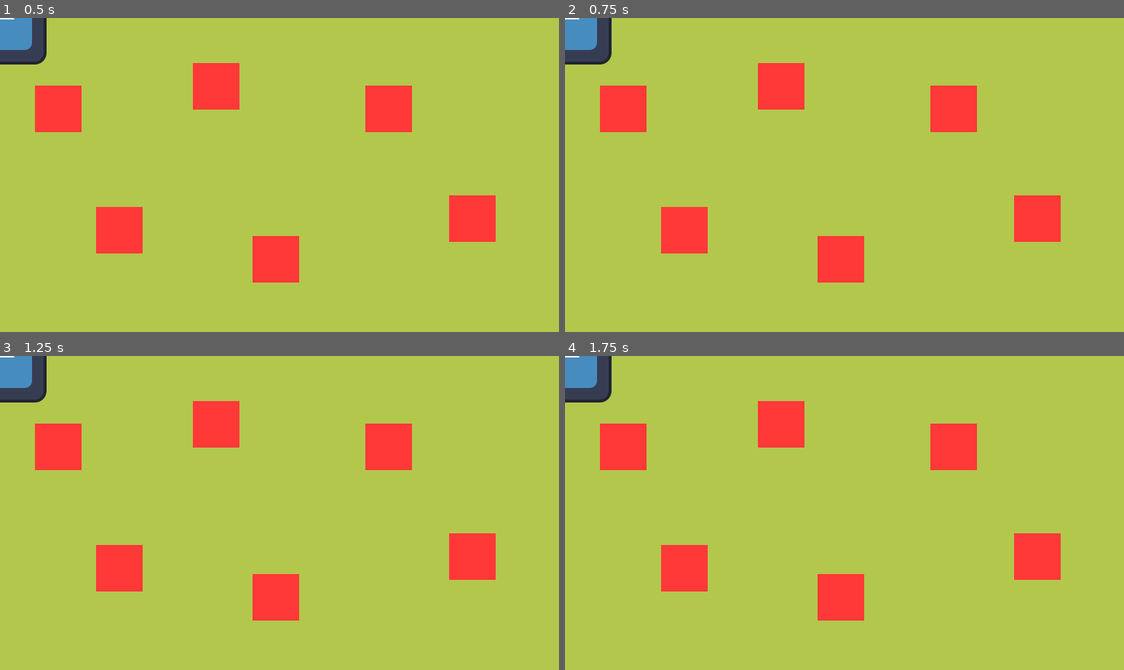
Above: before the commit, frames 1-4 (two rows, left to right).
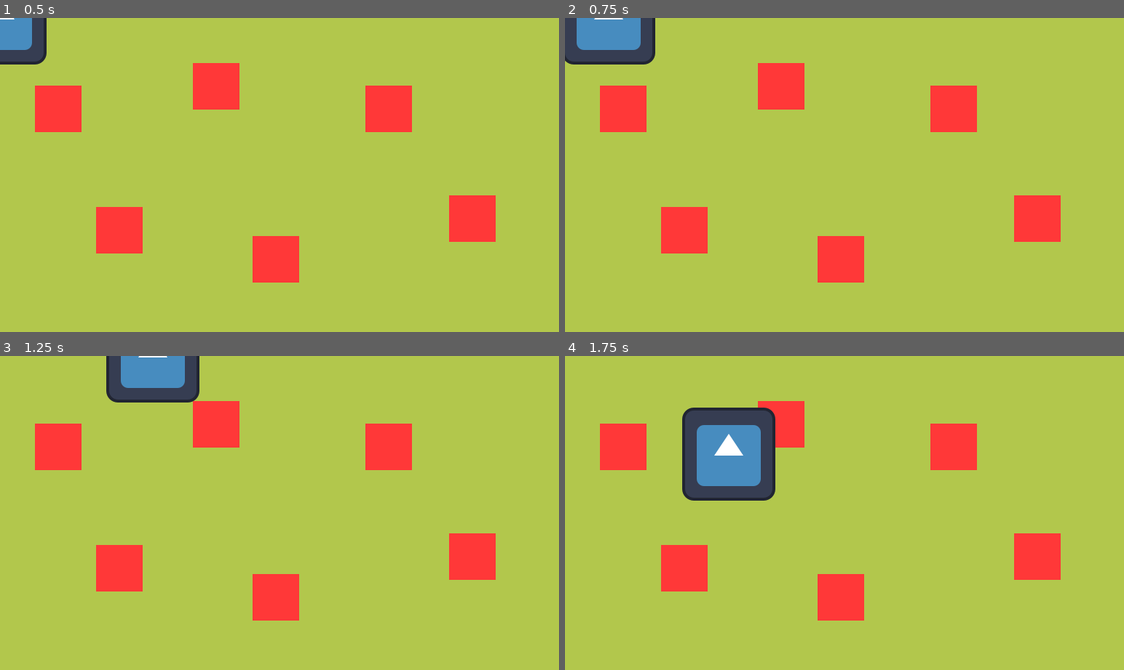
Above: after the commit, the same moments.

Repository: LoadCake/PSGJ17
Game: Godot game, scene res://Player.tscn
The game is run twice, just before and just after one commit, with the same random seed, the same clock (stepped at 60 frames per second) and the same inputs. This scene is started directly instead of the project's main scene. The engine's default icon, where the game draws it, is replaced by a stand-in: a white triangle on a blue panel in a dark square.
Inputs:
- Up to frame 1 (0.5 s): no input
- Up to frame 2 (0.75 s): tap Enter at 0.5 s; hold Right (ui_right) from 0.53 s (still down)
- Up to frame 3 (1.25 s): keep holding Right (ui_right)
- Up to frame 4 (1.75 s): release Right (ui_right) at 1.28 s; hold Down (ui_down) from 1.28 s (still down)

Frame 1 is identical in both runs. In frame 2, 1.7% of the frame differs, in the area x 0-17%, y 0-15%; in frame 3, 3.7%; in frame 4, 6.1%, in the area x 0-38%, y 0-47%.
Error in both runs: Invalid access to property or key 'sprite_tex' on a base object of type 'Nil'. (res://ingredient_instance.gd:9)

Commit message:
Add player movement

Diff:
--- a/Player.tscn
+++ b/Player.tscn
@@ -9,7 +9,7 @@
 [sub_resource type="RectangleShape2D" id="RectangleShape2D_kpjcp"]
 size = Vector2(134, 133)
 
-[node name="Player" type="Node2D"]
+[node name="Player" type="CharacterBody2D"]
 script = ExtResource("1_xhfnw")
 
 [node name="PickupArea" type="Area2D" parent="."]
@@ -17,12 +17,9 @@
 [node name="CollisionShape2D" type="CollisionShape2D" parent="PickupArea" index="0"]
 shape = SubResource("CircleShape2D_kne1u")
 
+[node name="CollisionShape2D" type="CollisionShape2D" parent="."]
+position = Vector2(0, -0.5)
+shape = SubResource("RectangleShape2D_kpjcp")
+
 [node name="Sprite2D" type="Sprite2D" parent="."]
 texture = ExtResource("2_kpjcp")
-
-[node name="CharacterBody2D" type="CharacterBody2D" parent="."]
-motion_mode = 1
-
-[node name="CollisionShape2D" type="CollisionShape2D" parent="CharacterBody2D" index="0"]
-position = Vector2(0, -0.5)
-shape = SubResource("RectangleShape2D_kpjcp")
--- a/player.gd
+++ b/player.gd
@@ -1,7 +1,8 @@
-extends Node2D
+extends CharacterBody2D
 class_name Player
 
 @export var held_object: HoldableInstance = null
+var speed = 300
 
 func pick_up(object: HoldableInstance):
 	if held_object != null:
@@ -15,3 +16,8 @@
 	Stage.add_child(self.held_object)
 	self.held_object.global_position = global_position
 	self.held_object = null
+
+func _physics_process(_delta: float) -> void:
+	var input_dir = Input.get_vector("ui_left", "ui_right", "ui_up", "ui_down")
+	velocity = input_dir * speed
+	move_and_slide()
